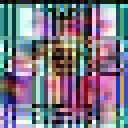
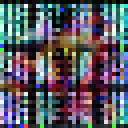
Layered file, before and after one edit (128×128). Changes by layer:
removed layer "Layer 8" over [0,8,128,104]
added layer "Layer 4" (color burn, 74%) above "Layer 3" over [0,0,128,128]
added layer "Layer 3" (color) above "Layer 1" over [0,0,128,128]
painted on "Layer 1" over [0,0,128,128]
